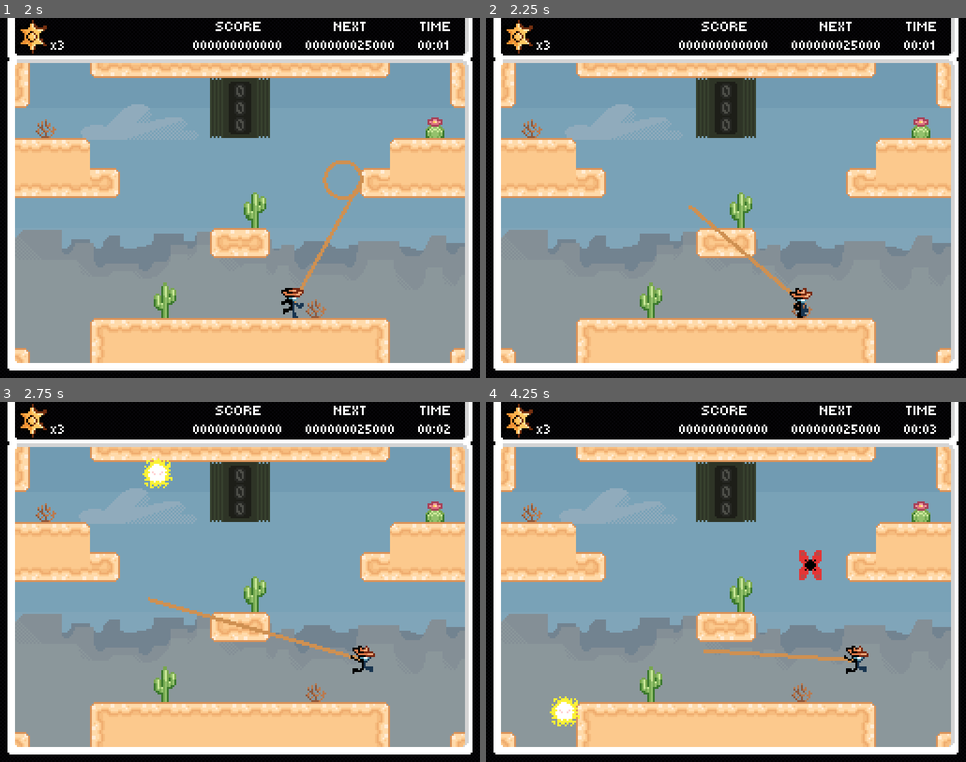
Above: before the commit, frames 1-4 (two rows, left to right).
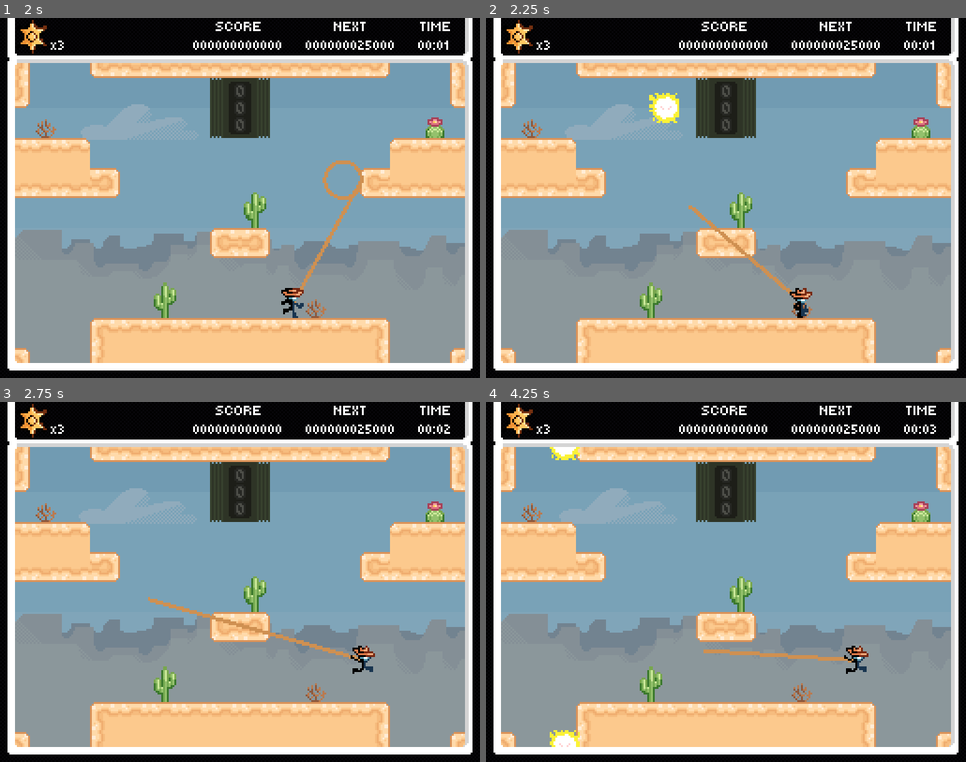
Above: after the commit, the same moments.

Repository: Jcodefox/GMTK-2025
Game: Godot game, scene res://scenes/topscenes/title_topscene.tscn
The game is run twice, just before and just after one commit, with the same random seed, the same clock (stepped at 60 frames per second) and the same inputs.
Inputs (mouse positions are in pixels of both pictures, inside the frame that each line leads up to):
- Up to frame 1 (2 s): click "Start Game" at 0.5 s; move the mouse to (345, 180) at 1.27 s; hold D (move_right) from 1.28 s (still down); hold Shift (lasso_bind) from 1.28 s (still down); tap Space (move_jump) at 1.52 s
- Up to frame 2 (2.25 s): keep holding D (move_right); move the mouse to (630, 216) at 2.02 s; release Shift (lasso_bind) at 2.03 s; click (630, 216) at 2.1 s
- Up to frame 3 (2.75 s): keep holding D (move_right); tap Space (move_jump) at 2.27 s
- Up to frame 4 (4.25 s): move the mouse to (774, 502) at 2.77 s; release D (move_right) at 2.78 s; hold A (move_left) 2.78-3.53 s; hold Shift (lasso_bind) 2.78-3.53 s; move the mouse to (702, 654) at 3.52 s; hold D (move_right) from 3.53 s (still down); click (702, 654) at 3.6 s; tap Space (move_jump) at 3.77 s

Frame 1 is identical in both runs. In frame 2, 0.4% of the frame differs, in the area x 33-41%, y 20-30%; in frame 3, 0.3%; in frame 4, 1.1%, in the area x 13-70%, y 12-96%.

Commit message:
Unfinished revised enemy spawning mechanics

Diff:
--- a/scenes/prefabs/enemy_spawner.tscn
+++ b/scenes/prefabs/enemy_spawner.tscn
@@ -11,4 +11,4 @@
 
 [node name="EnemySpawner" type="Node2D"]
 script = ExtResource("1_2fv7t")
-enemy_scenes = Array[PackedScene]([ExtResource("2_pg5fs"), ExtResource("3_pg5fs"), ExtResource("4_vxkwm"), ExtResource("5_khqpp"), ExtResource("6_4m3yh"), ExtResource("8_7esv8"), ExtResource("8_or6xq")])
+enemy_scenes = Array[PackedScene]([ExtResource("3_pg5fs"), ExtResource("2_pg5fs"), ExtResource("4_vxkwm"), ExtResource("6_4m3yh"), ExtResource("5_khqpp"), ExtResource("8_7esv8"), ExtResource("8_or6xq")])
--- a/scenes/topscenes/gameplay_topscene.tscn
+++ b/scenes/topscenes/gameplay_topscene.tscn
@@ -79,11 +79,7 @@
 [node name="Enemies" type="Node2D" parent="."]
 
 [node name="EnemySpawner" parent="." node_paths=PackedStringArray("enemy_holder_node") instance=ExtResource("9_d18oc")]
-position = Vector2(112, 48)
-enemy_holder_node = NodePath("../Enemies")
-
-[node name="EnemySpawner2" parent="." node_paths=PackedStringArray("enemy_holder_node") instance=ExtResource("9_d18oc")]
-position = Vector2(144, 48)
+position = Vector2(128, 48)
 enemy_holder_node = NodePath("../Enemies")
 
 [node name="Bubble" parent="." instance=ExtResource("11_df8f4")]
--- a/scripts/prefabs/enemy_spawner.gd
+++ b/scripts/prefabs/enemy_spawner.gd
@@ -2,16 +2,58 @@
 
 @export var enemy_holder_node: Node2D
 @export var enemy_scenes: Array[PackedScene] = []
-var time_to_next: float = 2.0
+enum ENEMY {
+	SPIKRO = 0,
+	MOTHICK = 1,
+	SHOCK_WISP = 2,
+	SPROING = 3,
+	NAMELESS = 4,
+	DRONE = 5,
+	EXPRESS_BOT = 6,
+}
 
-func _ready() -> void:
-	time_to_next = randf_range(1.0, 2.0)
+var time_until_new_out_mode: float = 0.0
+var out_mode: int = OUTMODES.PAUSE
+enum OUTMODES {
+	PAUSE,
+
+	MIXED_SPIKROS_MOTHS,
+	MOTH_BOMB,
+
+	FULL_RANDOM,
+}
+
+var spawn_rate_min_wait: float = 1.0
+var spawn_rate_max_wait: float = 2.0
+var time_to_next_spawn: float = 1.5
+
+func change_out_mode_to(out_mode: int):
+	match out_mode:
+		OUTMODES.PAUSE:
+			time_until_new_out_mode = randf_range(1.0, 5.0)
+	pass
+
+func _process(delta: float) -> void:
+	time_until_new_out_mode -= delta
+	if time_until_new_out_mode <= 0.0:
+		if (Globals.time_passed > 0) and (Globals.time_passed < 30):
+			match randi_range(0,2):
+				0:
+					pass
+				1:
+					pass
+				2:
+					pass
+		else:
+			change_out_mode_to(OUTMODES.PAUSE)
 
 func _physics_process(delta: float) -> void:
-	time_to_next -= delta
+	time_to_next_spawn -= delta
 
-	if time_to_next <= 0.0:
+	if time_to_next_spawn <= 0.0:
 		var new_enemy: Node2D = enemy_scenes.pick_random().instantiate()
 		new_enemy.global_position = global_position
+		var output_direction = (randi_range(0, 1) * 2) - 1 # random +/- 1
+		new_enemy.position.x += 200 * output_direction
 		enemy_holder_node.add_child(new_enemy)
-		time_to_next = randf_range(1.0, 7.0)
+		time_to_next_spawn = randf_range(1.0, 7.0)
